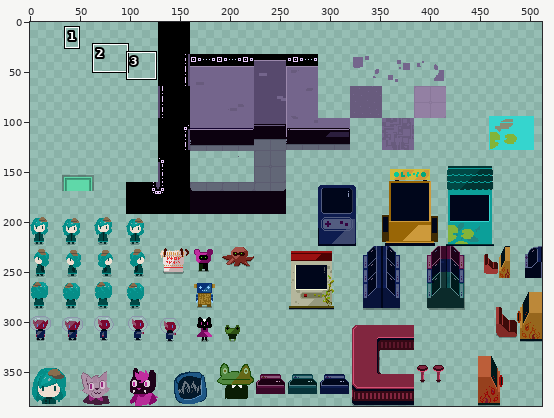
Two states of a sprite sheet, assets/images/test.png. The picture above shows the old version from afar; the outline marks the close-up.
Close-up. Before the edit:
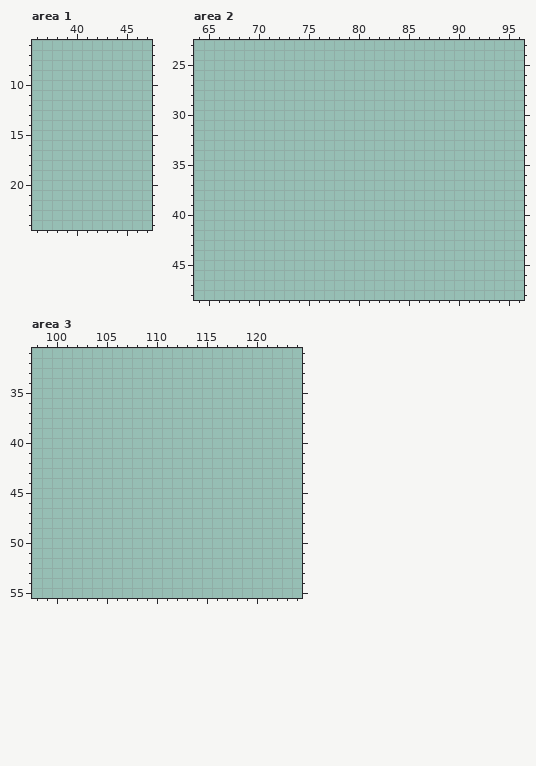
The file is 512x384 pixels. Colours within 5 levels of each other are drawn and written as one. Shown: area 1: x 36..47, y 6..24; area 2: x 64..96, y 23..48; area 3: x 98..124, y 31..55. The commit also changed other parts of the picture, which this record leaves out.
The same view after the edit:
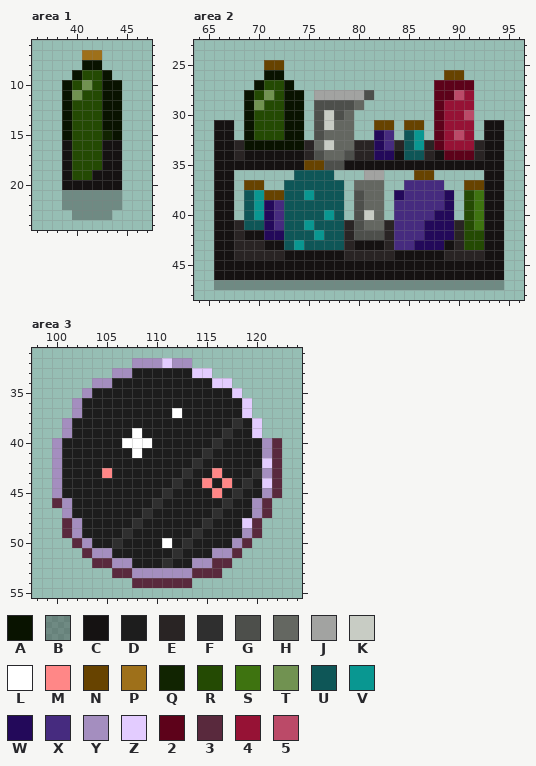
Palette (. is transparent): A #091300  B #1512124d  C #151212  D #1d1d1d  E #292424  F #2f2f2f  G #4d4f4b  H #646761  J #a2a3a1  K #c8ccc4  L #ffffff  M #ff8787  N #674300  P #9e701a  Q #112401  R #244a03  S #3e7310  T #719251  U #0e5657  V #099791  W #23095a  X #462b7f  Y #a48ebf  Z #e3ccff  2 #5d021a  3 #59293d  4 #961235  5 #bb4a68
Changes in this commit:
--- area 1
@@ x 36..47 @@
  6 ............
- 7 ............
- 8 ............
- 9 ............
-10 ............
-11 ............
-12 ............
-13 ............
-14 ............
-15 ............
-16 ............
-17 ............
-18 ............
-19 ............
-20 ............
-21 ............
-22 ............
-23 ............
+ 7 .....PP.....
+ 8 .....AA.....
+ 9 ....ARRA....
+10 ...ARTRAA...
+11 ...ATRRAA...
+12 ...ARRRAA...
+13 ...ARRRAA...
+14 ...ARRRAA...
+15 ...ARRRQA...
+16 ...CRRRCC...
+17 ...CRRRCC...
+18 ...CRRRCC...
+19 ...CRRCCC...
+20 ...CCCCCC...
+21 ...BBBBBB...
+22 ...BBBBBB...
+23 ....BBBB....
 24 ............
--- area 2
@@ x 64..96 @@
 24 .................................
-25 .................................
-26 .................................
-27 .................................
-28 .................................
-29 .................................
-30 .................................
-31 .................................
-32 .................................
-33 .................................
-34 .................................
-35 .................................
-36 .................................
-37 .................................
-38 .................................
-39 .................................
-40 .................................
-41 .................................
-42 .................................
-43 .................................
-44 .................................
-45 .................................
-46 .................................
-47 .................................
+25 .......NN........................
+26 .......AA................NN......
+27 ......ARRA..............2222.....
+28 .....ARTRAA.JJJJJG......2254.....
+29 .....ATRRAA.GGGGH.......2444.....
+30 .....ARRRAA.GKGH........2445.....
+31 ..CC.ARRRAA.GKHH..NN.NN.2444.CC..
+32 ..CC.ARRRAA.GHHH..WX.UV.2454.CC..
+33 ..CCEAAAAAAEHKHHEEWXEUVE2444ECC..
+34 ..CCECCCCCCEGHHGEEWWCUUEC222ECC..
+35 ..CCCCCCCCCNNGGCCCCCCCCCCCCCCCC..
+36 ..CC......UUUU...JJ...NN.....CC..
+37 ..CC.NN..UUUUUU.HHH..XXXX..NNCC..
+38 ..CC.UVNNUUVUUU.GHH.WXXXXW.RSCC..
+39 ..CC.UVWXUUUUUU.GHH.XXXXXW.RSCC..
+40 ..CC.UVWXUUUUVU.GKH.XXXXWW.RSCC..
+41 ..CCEUUWXUUVUUUEGHHEXXXWWWERSCC..
+42 ..CCECCWWUUUVUUEGGGEXXXWWWERRCC..
+43 ..CCEEECCUVUUUUECCCEXXWWWCERRCC..
+44 ..CCEEEEECCCCCCEEEEECCCCCEEEECC..
+45 ..CCCCCCCCCCCCCCCCCCCCCCCCCCCCC..
+46 ..CCCCCCCCCCCCCCCCCCCCCCCCCCCCC..
+47 ..BBBBBBBBBBBBBBBBBBBBBBBBBBBBB..
 48 .................................
--- area 3
@@ x 98..124 @@
 31 ...........................
-32 ...........................
-33 ...........................
-34 ...........................
-35 ...........................
-36 ...........................
-37 ...........................
-38 ...........................
-39 ...........................
-40 ...........................
-41 ...........................
-42 ...........................
-43 ...........................
-44 ...........................
-45 ...........................
-46 ...........................
-47 ...........................
-48 ...........................
-49 ...........................
-50 ...........................
-51 ...........................
-52 ...........................
-53 ...........................
-54 ...........................
+32 ..........YYYZYY...........
+33 ........YYDDDDDDZZ.........
+34 ......YYDDDDDDDDDDZZ.......
+35 .....YDDDDDDDDDDDDDDZ......
+36 ....YDDDDDDDDDDDDDDDDZ.....
+37 ....YDDDDDDDDDLDDDDDDZ.....
+38 ...YDDDDDDDDDDDDDDDDFDZ....
+39 ...YDDDDDDLDDDDDDDDFDDZ....
+40 ..YDDDDDDLLLDDDDDDFDDDDY3..
+41 ..YDDDDDDDLDDDDDDFDDDDDY3..
+42 ..YDDDDDDDDDDDDDFDDDDDDZ3..
+43 ..YDDDDMDDDDDDDFDDMDDDFY3..
+44 ..YDDDDDDDDDDDFDDMDMDFDZ3..
+45 ..YDDDDDDDDDDFDDDDMDFDDY3..
+46 ..3YDDDDDDDDFDDDDDDFDDY3...
+47 ...YDDDDDDDFDDDDDDFDDDY3...
+48 ...3YDDDDDFDDDDDDFDDDZ3....
+49 ...3YDDDDFDDDDDDFDDDDY3....
+50 ....3YDDFDDDDLDFDDDDY3.....
+51 .....3YYDDDDDDFDDDYY3......
+52 ......33YYDDDFDDYY33.......
+53 ........33YYYYYY333........
+54 ..........333333...........
 55 ...........................
Where, in picture pixels (left, top, right, bottom), the same in both close-ups:
added: (62, 50, 122, 220)
added: (214, 60, 504, 290)
added: (52, 358, 282, 588)
